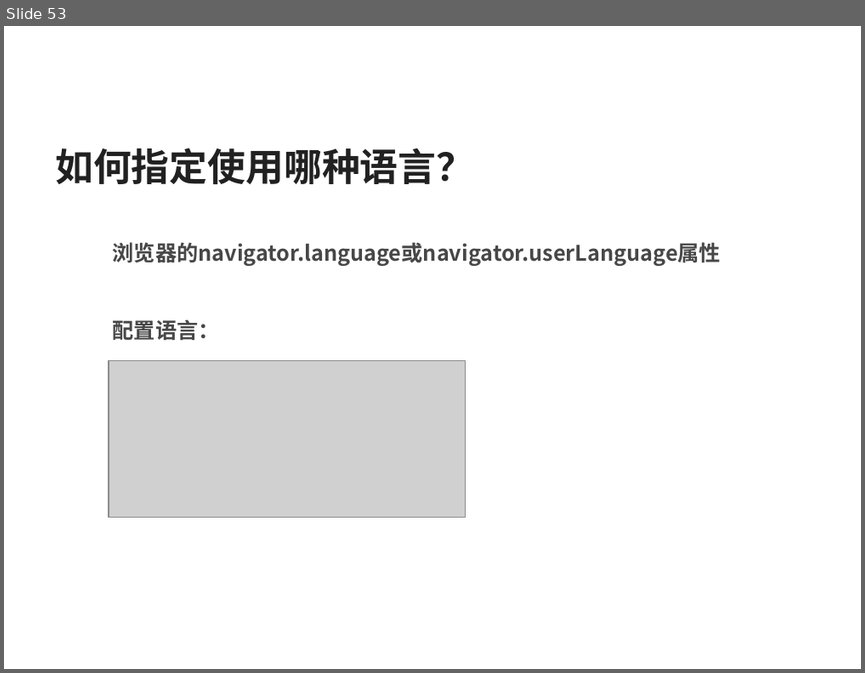
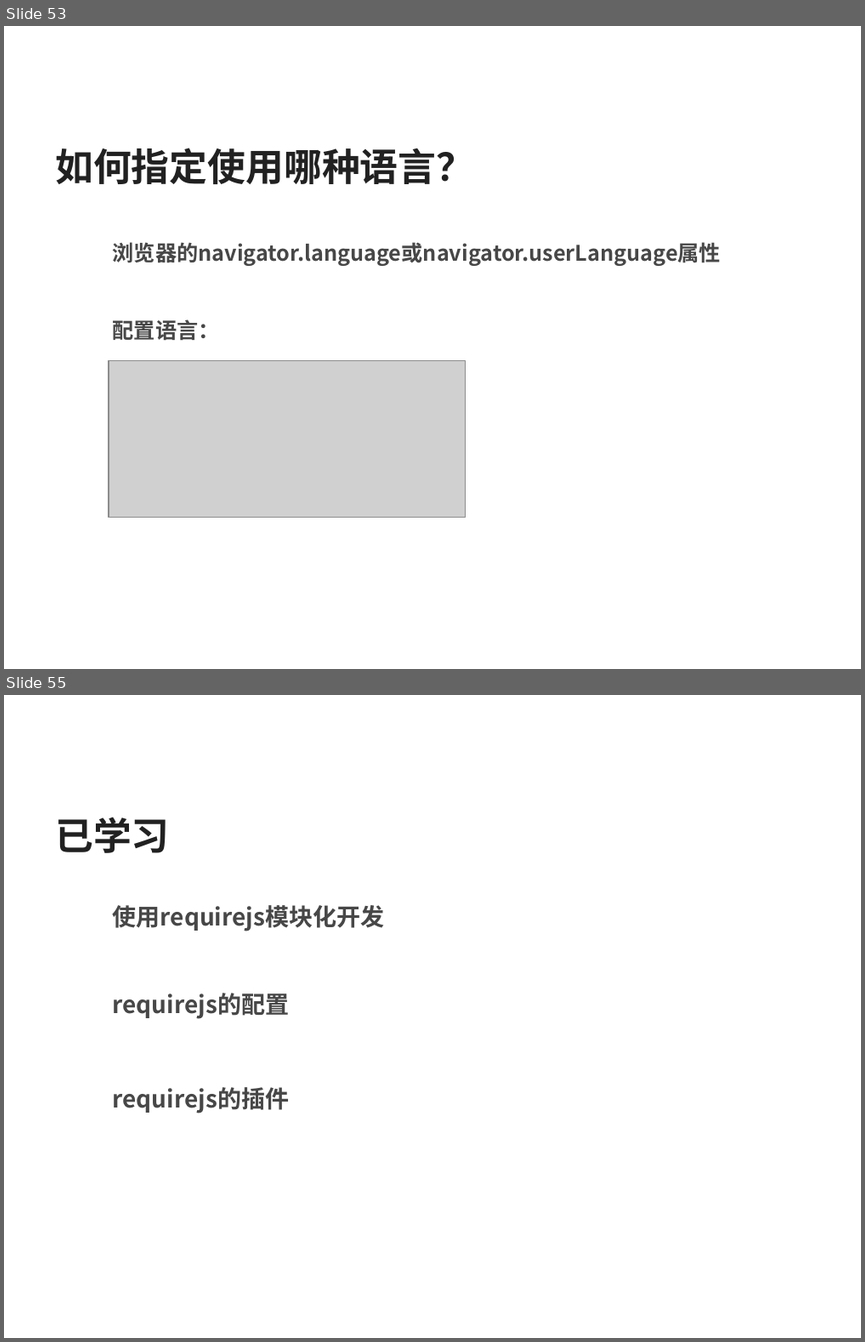
Before and after one commit to silvajs/lecturer, a slide deck: requirejs/doc/requirejs.pptx. Shown one above the other, each under a label of ours: slide 53 before the commit, slides 53 and 55 after it; the slides between them are not shown. The pictures are 865x673 and 865x1342 pixels, drawn with LibreOffice and Linux fonts; fonts in the diff are those of the drawing; grey boxes stand for pictures. Boxes give left, top, right and bottom in pixels: in the first picture for what was removed or moved away, otherwise in the second. Text is boxed around its words. In the diff, an @@ line names an element or a change of style, - is before the commit and + after.

Commit message:
打包基本使用

```diff
--- a/requirejs/doc/requirejs.pptx
+++ b/requirejs/doc/requirejs.pptx
@@ slide 55 added at bbox=[4, 695, 861, 1338], background #FFFFFF @@
@@ text added at bbox=[55, 817, 169, 853], 32 pt, text #212121, bold @@
+已学习
@@ text added at bbox=[113, 905, 385, 931], 20 pt, text #474747, bold @@
+  使用requirejs模块化开发
@@ text added at bbox=[113, 993, 289, 1019], 20 pt, text #474747, bold @@
+  requirejs的配置
@@ text added at bbox=[113, 1087, 289, 1113], 20 pt, text #474747, bold @@
+  requirejs的插件
```
Also in this commit, not shown: 6 other slides added, 7 other files.
